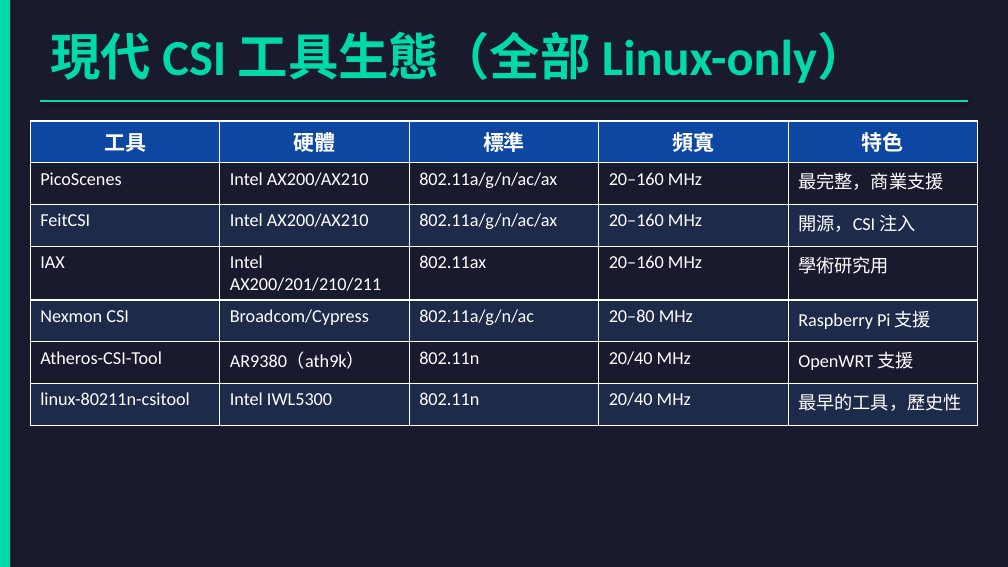
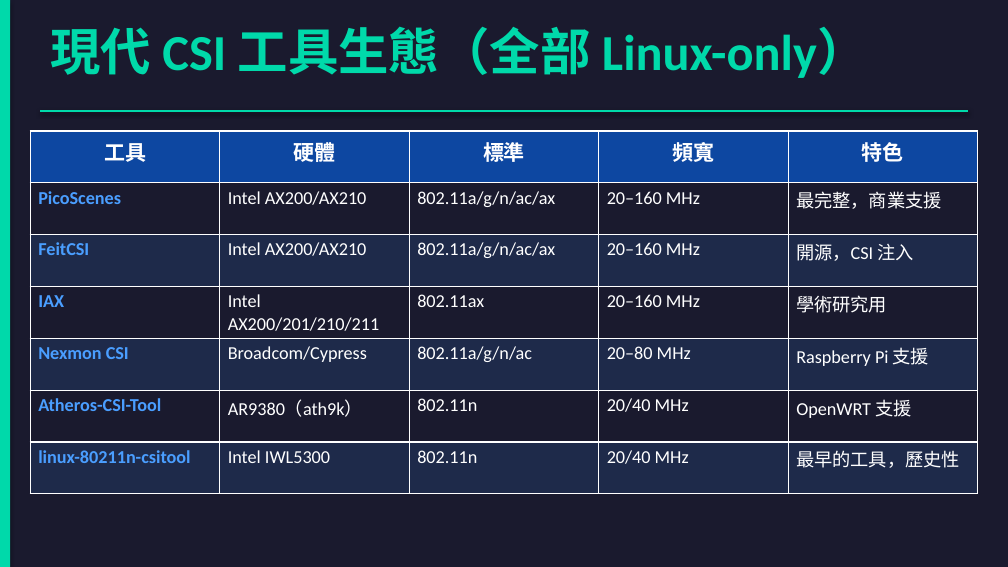
Before and after one commit to jacky92219-cell/network-ppt-project, a slide deck: slide 20 of output/network-card-csi.pptx. Drawn at 1008x567 pixels with LibreOffice and Linux fonts; fonts in the diff are those of the drawing. Boxes give left, top, right and bottom in pixels: in the first picture for what was removed or moved away, otherwise in the second. Text is boxed around its words. In the diff, an @@ line names an element or a change of style, - is before the commit and + after.

```diff
--- a/output/network-card-csi.pptx
+++ b/output/network-card-csi.pptx
@@ text "現代 CSI 工具生態（全部 Linux-only）": place and size @@
-text "現代 CSI 工具生態（全部 Linux-only）" at [50, 31, 868, 83]
+text "現代 CSI 工具生態（全部 Linux-only）" at [50, 26, 868, 78]
@@ line moved from (40, 101) - (968, 101) to (40, 111) - (968, 111) @@
@@ table at [30, 131, 978, 494] @@
@@ text colour #FFFFFF to #4A9EFF, bold on in "PicoScenes", "FeitCSI", "IAX", "Nexmon CSI" and 2 more places @@
@@ table: place and size @@
-table at [30, 121, 978, 415]
+table at [30, 131, 978, 494]
```
Also in this commit, not shown: 28 other slides changed, 1 other file.
